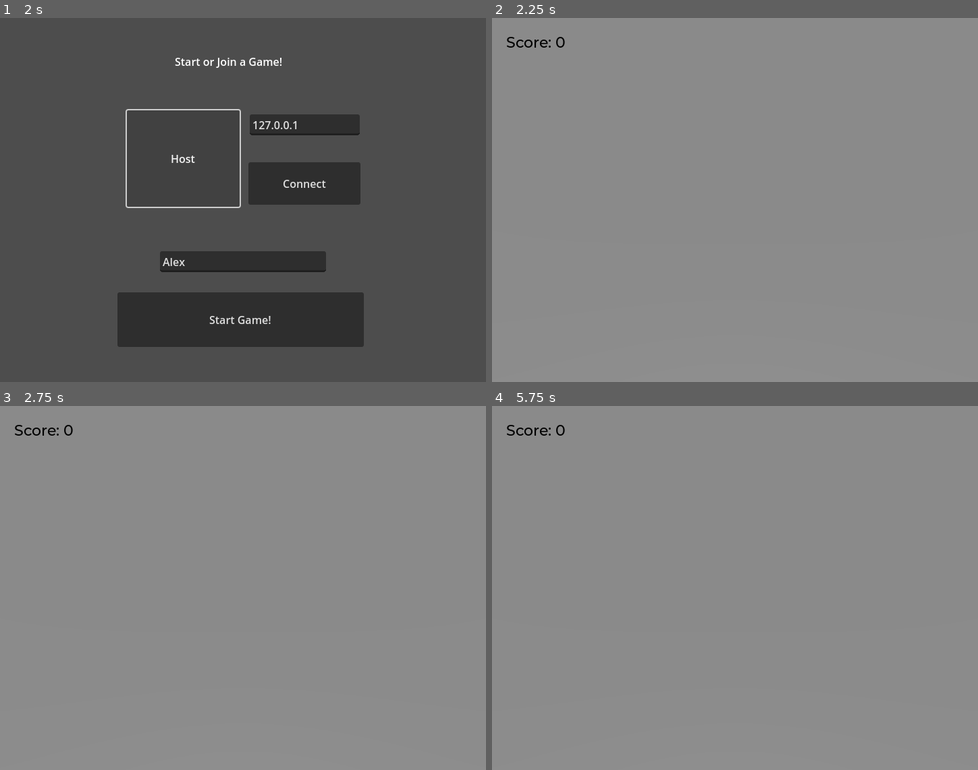
Above: before the commit, frames 1-4 (two rows, left to right).
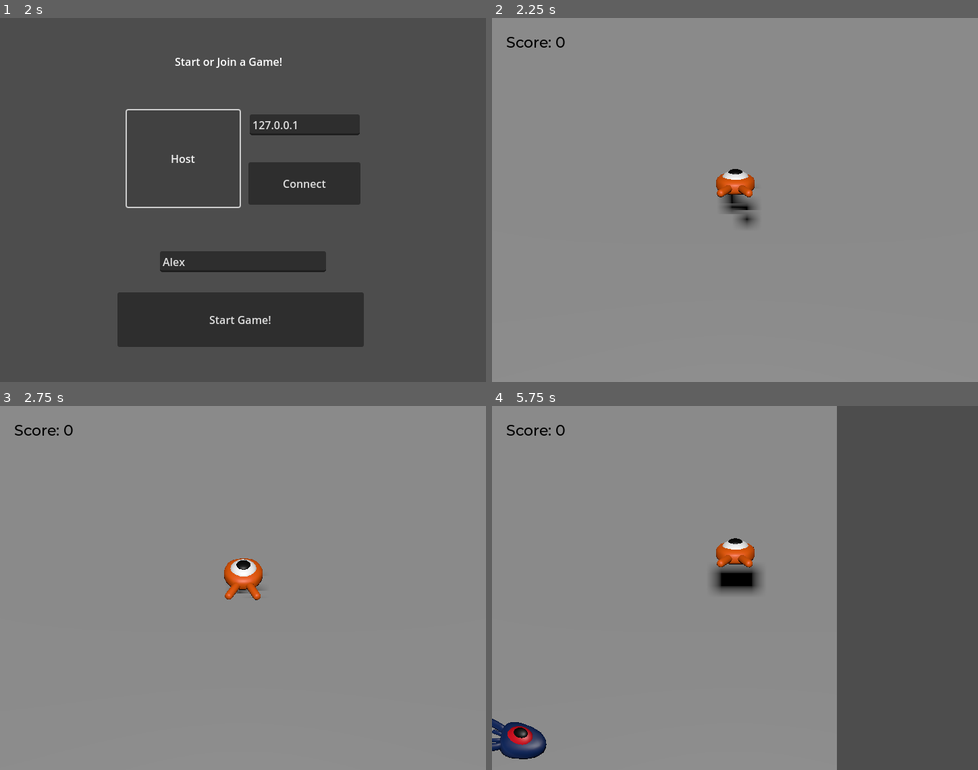
Above: after the commit, the same moments.

Repository: WolfangT/godot-tutorial-3d
Game: Godot game, scene res://main.tscn
Two runs of this game, one before a commit and one after it. Both use one fixed random seed, a clock stepped at 60 frames per second and the inputs below. Before the commit the project starts from res://online_screen.tscn.
Inputs (mouse positions are in pixels of both pictures, inside the frame that each line leads up to):
- Up to frame 1 (2 s): click (243, 261) at 0.52 s; type "Alex" at 0.6 s; click "Host" at 1.25 s
- Up to frame 2 (2.25 s): click "Start Game!" at 2 s
- Up to frame 3 (2.75 s): no input
- Up to frame 4 (5.75 s): tap Enter (ui_accept) at 2.75 s; hold D (move_right) 2.78-3.53 s; tap Space (jump) at 3.02, 3.77, 5.27 s; hold S (move_back) 3.53-4.28 s; hold D (move_right) 4.28-5.03 s; hold W (move_forward) from 5.03 s (still down)

Frame 1 is identical in both runs. In frame 2, 0.9% of the frame differs, in the area x 46-55%, y 41-58%; in frame 3, 0.7%; in frame 4, 31%, in the area x 0-100%, y 0-100%.
Error before the commit: Invalid access to property or key '1' on a base object of type 'Dictionary'. (res://main_game.gd:15)

Commit message:
add dedicated server

Diff:
--- a/GameManager.gd
+++ b/GameManager.gd
@@ -1,6 +1,7 @@
 extends Node
 
 var Players = {}
+var DedicatedServer = false
 
 # Called when the node enters the scene tree for the first time.
 func _ready() -> void:
@@ -8,5 +9,5 @@
 
 
 # Called every frame. 'delta' is the elapsed time since the previous frame.
-func _process(delta: float) -> void:
+func _process(_delta: float) -> void:
 	pass
--- a/main.gd
+++ b/main.gd
@@ -3,9 +3,14 @@
 
 # Called when the node enters the scene tree for the first time.
 func _ready() -> void:
-	get_tree().change_scene("res://path/to/online_screen.tscn")
+	if OS.has_feature("dedicated_server"):
+		GameManager.DedicatedServer = true
+		RenderingServer.render_loop_enabled = false
+	else:
+		get_tree().root.get_node("MusicPlayer").play()
+	get_tree().root.add_child.call_deferred(load("res://online_screen.tscn").instantiate())
 
 
 # Called every frame. 'delta' is the elapsed time since the previous frame.
-func _process(delta: float) -> void:
+func _process(_delta: float) -> void:
 	pass
--- a/main.tscn
+++ b/main.tscn
@@ -1,18 +1,6 @@
 [gd_scene load_steps=2 format=3 uid="uid://cbw6ns7sp8v03"]
 
-[sub_resource type="GDScript" id="GDScript_7dm0k"]
-script/source = "extends Node
-
-
-# Called when the node enters the scene tree for the first time.
-func _ready() -> void:
-	pass # Replace with function body.
-
-
-# Called every frame. 'delta' is the elapsed time since the previous frame.
-func _process(delta: float) -> void:
-	pass
-"
+[ext_resource type="Script" uid="uid://cq24vmwdhwdys" path="res://main.gd" id="1_cq24v"]
 
 [node name="Main" type="Node"]
-script = SubResource("GDScript_7dm0k")
+script = ExtResource("1_cq24v")
--- a/main_game.gd
+++ b/main_game.gd
@@ -15,6 +15,7 @@
 		var local_manager = GameManager.Players[multiplayer.get_unique_id()]
 		if local_manager.alive:
 			$CameraPivot.position = local_manager.model.position
+			$CameraPivot.position.y = 0
 
 @rpc("any_peer", "call_local")
 func _reset():
--- a/mob.gd
+++ b/mob.gd
@@ -1,9 +1,9 @@
 extends CharacterBody3D
 
 # Minimum speed of the mob in meters per second.
-@export var min_speed = 10
+@export var min_speed = 10.0
 # Maximum speed of the mob in meters per second.
-@export var max_speed = 18
+@export var max_speed = 18.0
 
 signal squashed
 
@@ -35,4 +35,4 @@
 
 func squash(bounce_impulse):
     squashed.emit()
-    velocity.y = -bounce_impulse
+    velocity.y = - bounce_impulse
--- a/music_player.tscn
+++ b/music_player.tscn
@@ -5,4 +5,3 @@
 [node name="MusicPlayer" type="AudioStreamPlayer"]
 stream = ExtResource("1_fvyft")
 volume_db = -20.0
-autoplay = true
--- a/online_screen.gd
+++ b/online_screen.gd
@@ -14,7 +14,8 @@
 	multiplayer.peer_disconnected.connect(peer_disconnected)
 	multiplayer.connected_to_server.connect(connected_to_server)
 	multiplayer.connection_failed.connect(connection_failed)
-
+	if GameManager.DedicatedServer:
+		hostGame()
 
 # Called every frame. 'delta' is the elapsed time since the previous frame.
 func _process(_delta: float) -> void:
@@ -55,9 +56,7 @@
 	get_tree().root.add_child(scene)
 	hide()
 
-# callbacks
-
-func _on_host_button_pressed() -> void:
+func hostGame():
 	peer = ENetMultiplayerPeer.new()
 	var error = peer.create_server(port)
 	if error != OK:
@@ -65,6 +64,11 @@
 		return
 	multiplayer.set_multiplayer_peer(peer)
 	print("Waiting for Players!")
+
+# callbacks
+
+func _on_host_button_pressed() -> void:
+	hostGame()
 	SendPlayerInformation(multiplayer.get_unique_id(), $NameLine.text)
 
 func _on_connect_button_pressed() -> void:
--- a/project.godot
+++ b/project.godot
@@ -11,7 +11,7 @@
 [application]
 
 config/name="Squash the Creeps (3D)"
-run/main_scene="uid://d16x6x2ssg8y2"
+run/main_scene="uid://cbw6ns7sp8v03"
 config/features=PackedStringArray("4.4")
 config/icon="res://icon.png"
 
Not shown, changed: export_presets.cfg
